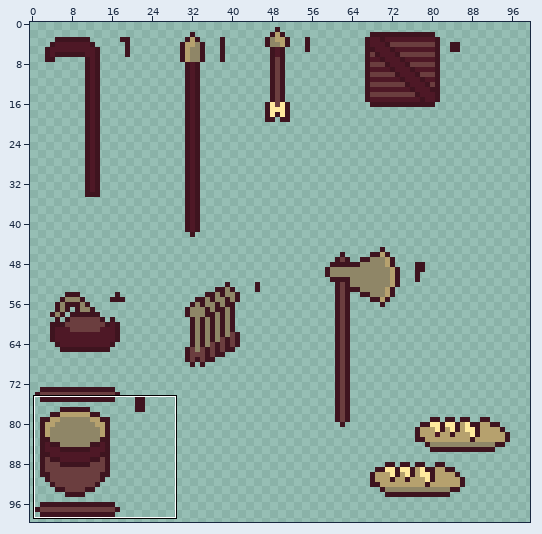
Two versions of one pixel-art file, art_workspace/sprite/biblioteca.aseprite. Above, an overview of the earlier version with the close-up marked.
Close-up. Old version:
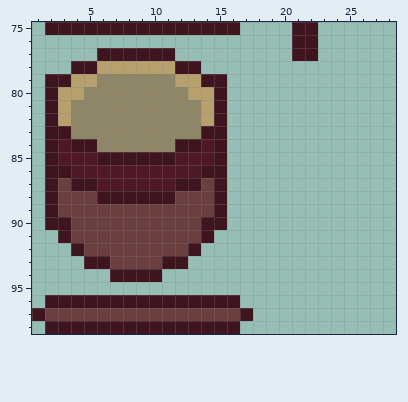
100x100 pixels, 1 frame. Shown: x 1..28, y 75..98.
The same view after the edit:
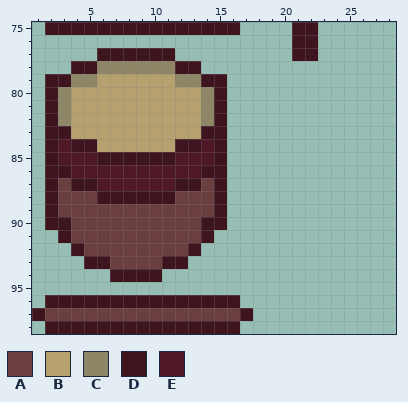
Palette (. is transparent): A #6b3e3f  B #b6a16e  C #8f8667  D #3e141f  E #4e1826
Diff:
y 78: x 6..11 BBBBBB -> CCCCCC
y 79: x 4..13 BBCCCCCCBB -> CCBBBBBBCC
y 80: x 3 B -> C; x 5..12 CCCCCCCC -> BBBBBBBB; x 14 B -> C
y 81..82: x 3..14 BCCCCCCCCCCB -> CBBBBBBBBBBC
y 83: x 4..13 CCCCCCCCCC -> BBBBBBBBBB
y 84: x 6..11 CCCCCC -> BBBBBB
Changed places in both close-ups, as pixel boxes (x1, y1, x2, y2):
changed: (58, 61, 214, 152)
